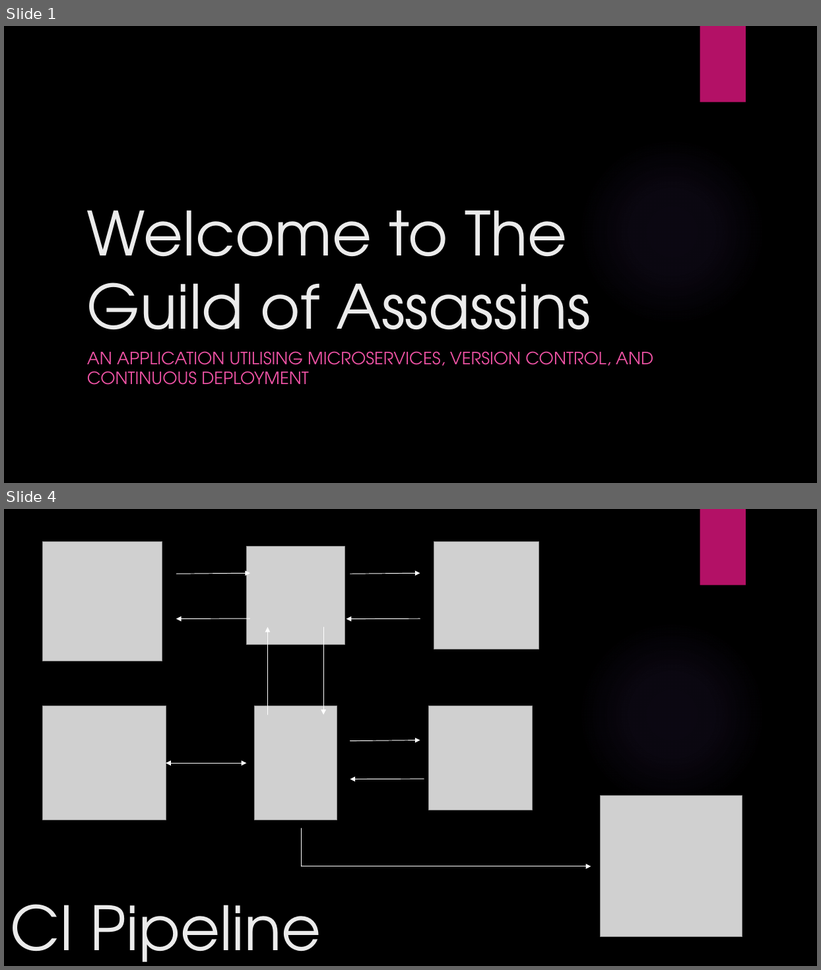
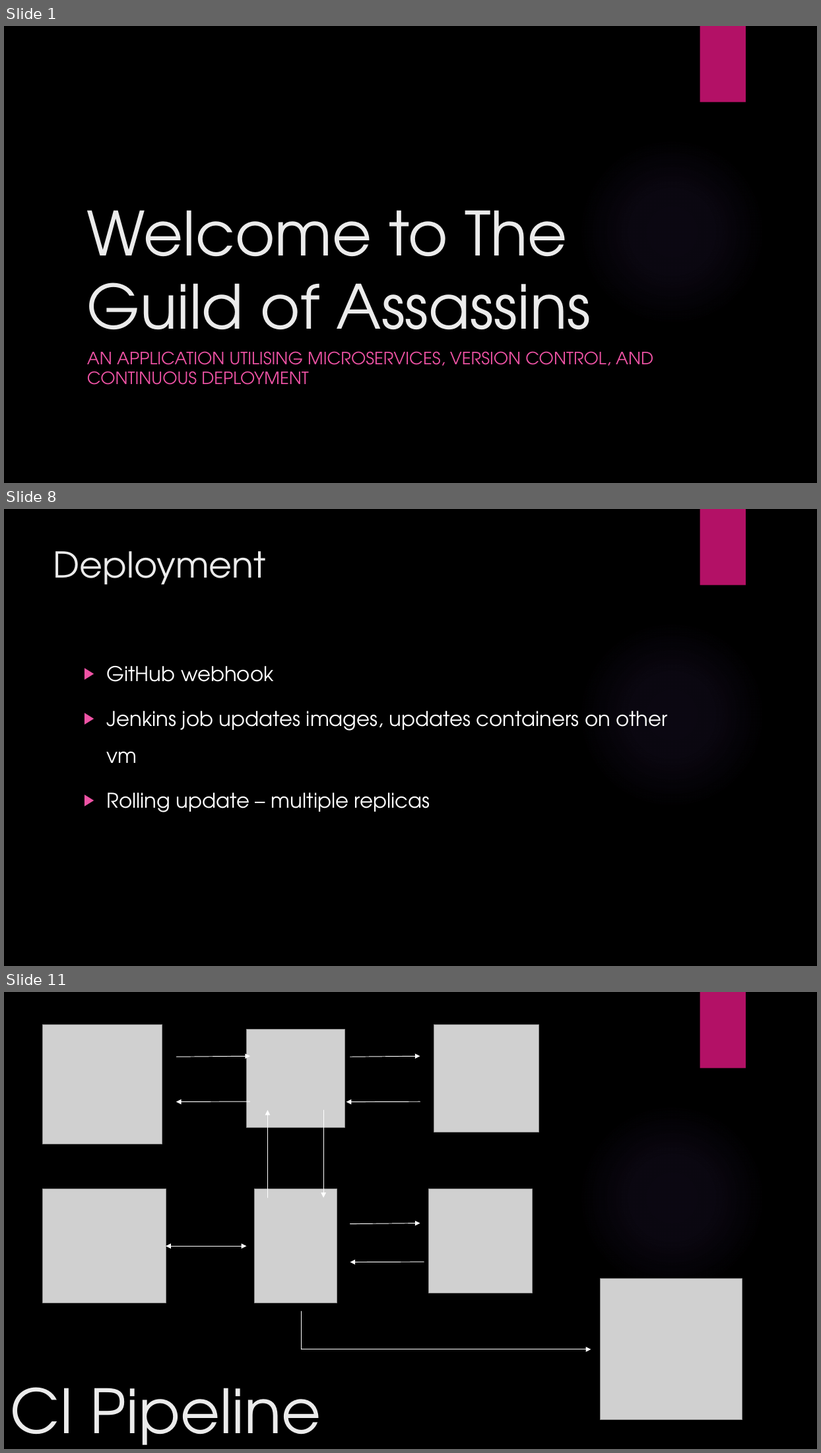
Before and after one commit to TheBartThe/assassinsGuild, a slide deck: Documentation/assassinsGuildPresentation.pptx. Shown one above the other, each under a label of ours: slides 1 and 4 before the commit, slides 1, 8 and 11 after it; the slides between them are not shown. The pictures are 821x970 and 821x1453 pixels, drawn with LibreOffice and Linux fonts; fonts in the diff are those of the drawing; grey boxes stand for pictures; background and template pictures are left out. Boxes give left, top, right and bottom in pixels: in the first picture for what was removed or moved away, otherwise in the second. Text is boxed around its words. In the diff, an @@ line names an element or a change of style, - is before the commit and + after.

```diff
--- a/Documentation/assassinsGuildPresentation.pptx
+++ b/Documentation/assassinsGuildPresentation.pptx
@@ slide 8 added at [4,509,817,966], background picture (left out); not listed: 2 template elements that a slide beside it also shows @@
@@ title added at [54,551,267,585], 42 pt, text #EBEBEB @@
+Deployment
@@ text added at [106,666,668,813], 24 pt, text #FFFFFF @@
+▶ GitHub webhook
+▶ Jenkins job updates images, updates containers on other vm
+▶ Rolling update – multiple replicas
@@ what was slide 4 is now slide 11 @@
```
Also in this commit, not shown: 2 slides changed, 8 other slides added.
